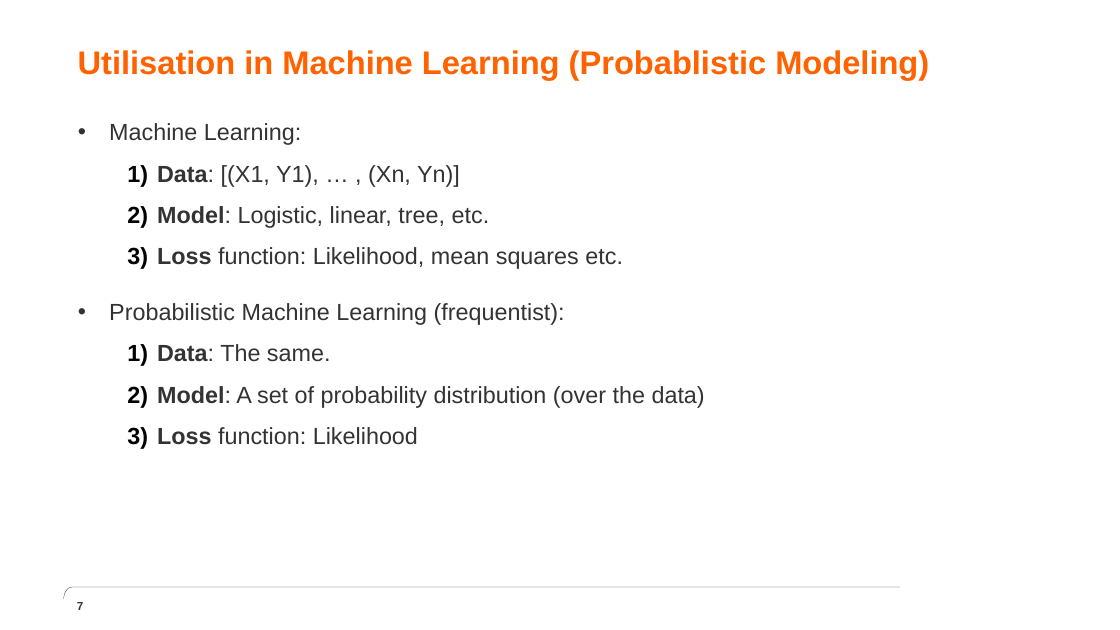
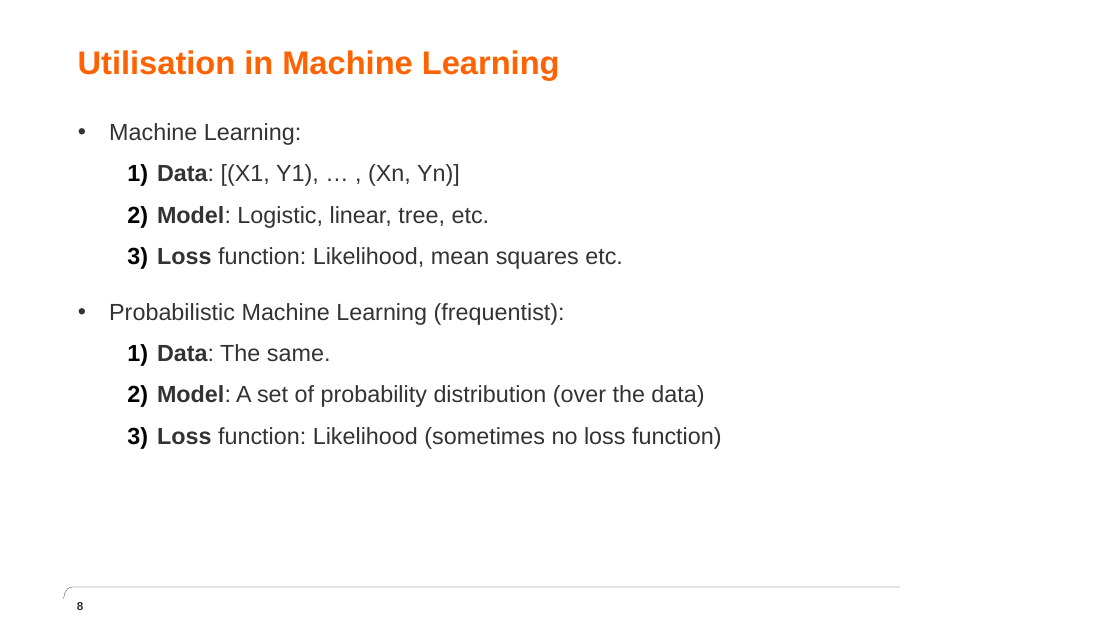
Before and after one commit to nawarhalabi/graphical_modeling, a slide deck: slide 8 of presentation.pptx (slide 7 before the commit). Drawn at 1120x630 pixels with LibreOffice and Linux fonts; fonts in the diff are those of the drawing; background and template pictures are left out. Boxes give left, top, right and bottom in pixels: in the first picture for what was removed or moved away, otherwise in the second. Text is boxed around its words. In the diff, an @@ line names an element or a change of style, - is before the commit and + after.

```diff
--- a/presentation.pptx
+++ b/presentation.pptx
@@ text at (78,50,560,80): text changed @@
-Utilisation in Machine Learning (Probablistic Modeling)
+Utilisation in Machine Learning
@@ text at (157,427,722,449): text changed @@
-  3) Loss function: Likelihood
+  3) Loss function: Likelihood (sometimes no loss function)
@@ page number at (77,602,83,610): text changed @@
-7
+8
```
Also in this commit, not shown: 7 other slides changed, 2 slides added, 1 other file.
